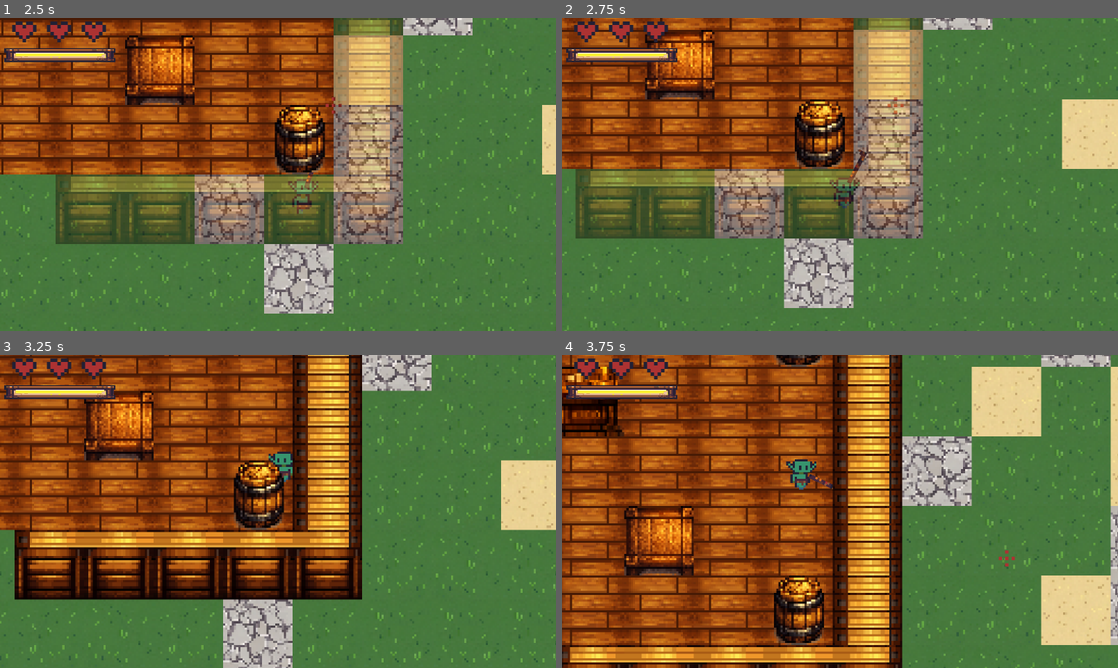
Above: before the commit, frames 1-4 (two rows, left to right).
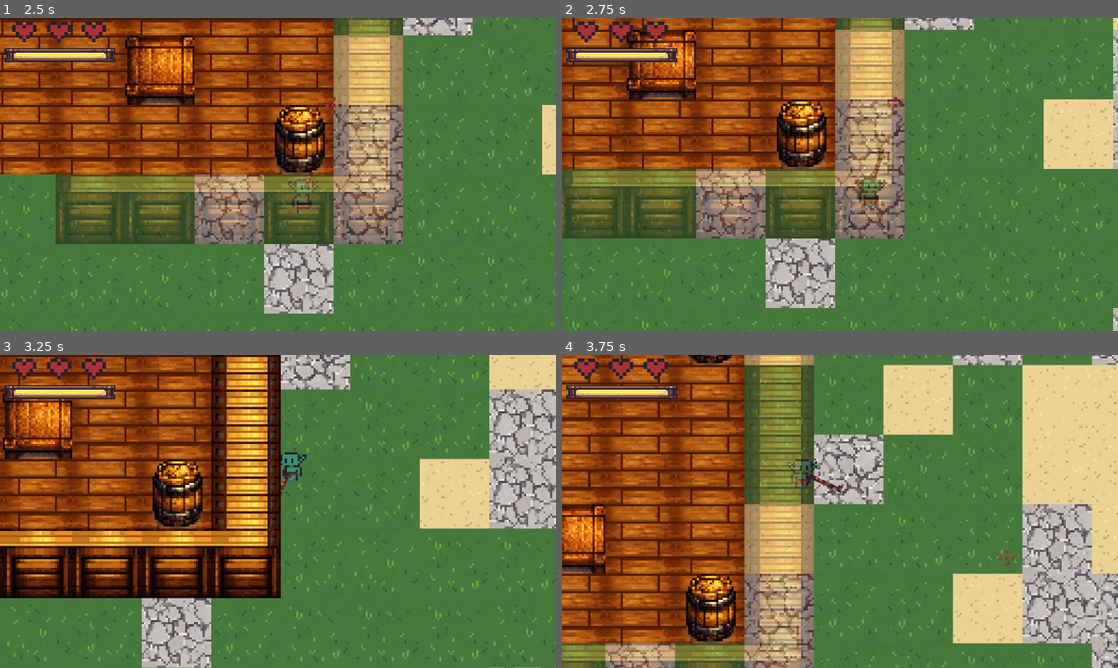
Above: after the commit, the same moments.

Repository: futurediffusion/nuclear-sand-box
Game: Godot game, scene res://scenes/main.tscn
Two runs of this game, one before a commit and one after it. Both use one fixed random seed, a clock stepped at 60 frames per second and the inputs below. This scene is started directly instead of the project's main scene. Sound files missing from this copy of the repository are replaced by a short silence.
Inputs (mouse positions are in pixels of both pictures, inside the frame that each line leads up to):
- Up to frame 1 (2.5 s): tap Enter at 0.5 s; move the mouse to (400, 158) at 0.52 s; hold Right (move_right) 0.53-1.28 s; click (400, 158) at 0.6 s; move the mouse to (166, 190) at 1.27 s; hold Down (move_down) 1.28-2.03 s; right-click (166, 190) at 1.35 s; move the mouse to (333, 105) at 2.02 s; hold Right (move_right) from 2.03 s (still down); tap 1 at 2.1 s
- Up to frame 2 (2.75 s): keep holding Right (move_right)
- Up to frame 3 (3.25 s): move the mouse to (250, 574) at 2.77 s; release Right (move_right) at 2.78 s; hold Up (move_up) from 2.78 s (still down); tap 2 at 2.85 s
- Up to frame 4 (3.75 s): move the mouse to (1006, 558) at 3.52 s; release Up (move_up) at 3.53 s; hold Left (move_left) from 3.53 s (still down); tap 3 at 3.6 s

Frame 1 is identical in both runs. In frame 2, 33% of the frame differs, in the area x 0-100%, y 0-100%; in frame 3, 56%; in frame 4, 77%.
Error in both runs: Invalid call. Nonexistent function 'sell_all' in base 'Node (InventoryComponent)'. (res://scripts/gameplay/player.gd:251)

Commit message:
ANTES DE FIX TRANSPARENCIA PAREDES

Diff:
--- a/art/tiles/terrain.tres
+++ b/art/tiles/terrain.tres
@@ -28,76 +28,58 @@
 0:0/next_alternative_id = 3
 0:0/0 = 0
 0:0/0/terrain_set = 0
-0:0/0/physics_layer_0/polygon_0/points = PackedVector2Array(-16, -16, -16, 16, 16, 16, 16, -16)
 0:0/0/terrains_peering_bit/bottom_side = 0
 0:0/0/terrains_peering_bit/top_side = 0
 0:0/2 = 2
 0:0/2/terrain_set = 0
-0:0/2/physics_layer_0/polygon_0/points = PackedVector2Array(-16, -16, 16, -16, 16, 16, -16, 16)
 1:0/next_alternative_id = 3
 1:0/0 = 0
 1:0/0/terrain_set = 0
-1:0/0/physics_layer_0/polygon_0/points = PackedVector2Array(-16, -16, 16, -16, 16, 16, -16, 16)
 1:0/0/terrains_peering_bit/bottom_side = 0
 1:0/0/terrains_peering_bit/left_side = 0
 1:0/2 = 2
-1:0/2/physics_layer_0/polygon_0/points = PackedVector2Array(-16, 16, -16, 4.46083, 16, 4.77946, 16, 16)
 2:0/next_alternative_id = 3
 2:0/0 = 0
 2:0/0/terrain_set = 0
-2:0/0/physics_layer_0/polygon_0/points = PackedVector2Array(-16, -16, 16, -16, 16, 16, -16, 16)
 2:0/0/terrains_peering_bit/right_side = 0
 2:0/0/terrains_peering_bit/bottom_side = 0
 2:0/2 = 2
-2:0/2/physics_layer_0/polygon_0/points = PackedVector2Array(-16, 4.46083, 16, 4.77946, 16, 16, -16, 16)
 3:0/next_alternative_id = 3
 3:0/0 = 0
 3:0/0/terrain_set = 0
-3:0/0/physics_layer_0/polygon_0/points = PackedVector2Array(-16, -16, -16, 16, 16, 16, 16, -16)
 3:0/0/terrains_peering_bit/right_side = 0
 3:0/0/terrains_peering_bit/bottom_side = 0
 3:0/0/terrains_peering_bit/left_side = 0
 3:0/2 = 2
-3:0/2/physics_layer_0/polygon_0/points = PackedVector2Array(-16, 4.87323, 16, 4.77946, 16, 16, -16, 16)
 3:1/next_alternative_id = 3
 3:1/0 = 0
 3:1/0/terrain_set = 0
-3:1/0/physics_layer_0/polygon_0/points = PackedVector2Array(-16, 16, 16, 16, 16, -16, -16, -16)
 3:1/0/terrains_peering_bit/right_side = 0
 3:1/0/terrains_peering_bit/left_side = 0
 3:1/2 = 2
-3:1/2/physics_layer_0/polygon_0/points = PackedVector2Array(-16, 4.77946, 16, 4.77946, 16, 16, -16, 16)
 2:1/next_alternative_id = 4
 2:1/0 = 0
 2:1/0/terrain_set = 0
-2:1/0/physics_layer_0/polygon_0/points = PackedVector2Array(-16, 16, 16, 16, 16, -16, -16, -16)
 2:1/0/terrains_peering_bit/right_side = 0
 2:1/0/terrains_peering_bit/top_side = 0
 2:1/2 = 2
-2:1/2/physics_layer_0/polygon_0/points = PackedVector2Array(-16, 4.7717, 16, 4.77946, 16, 16, -16, 16)
 2:1/3 = 3
 2:1/3/terrain_set = 0
-2:1/3/physics_layer_0/polygon_0/points = PackedVector2Array(-16, -16, 16, -16, 16, 16, -16, 16)
 2:1/3/terrains_peering_bit/right_side = 0
 1:1/next_alternative_id = 4
 1:1/0 = 0
 1:1/0/terrain_set = 0
-1:1/0/physics_layer_0/polygon_0/points = PackedVector2Array(-16, 16, 16, 16, 16, -16, -16, -16)
 1:1/0/terrains_peering_bit/left_side = 0
 1:1/0/terrains_peering_bit/top_side = 0
 1:1/2 = 2
-1:1/2/physics_layer_0/polygon_0/points = PackedVector2Array(-16, 4.77946, 16, 4.77946, 16, 16, -16, 16)
 1:1/3 = 3
 1:1/3/terrain_set = 0
-1:1/3/physics_layer_0/polygon_0/points = PackedVector2Array(-16, -16, 16, -16, 16, 16, -16, 16)
 1:1/3/terrains_peering_bit/left_side = 0
 0:1/next_alternative_id = 3
 0:1/0 = 0
 0:1/0/terrain_set = 0
-0:1/0/physics_layer_0/polygon_0/points = PackedVector2Array(-16, 16, 16, 16, 16, -16, -16, -16)
 0:1/0/terrains_peering_bit/top_side = 0
 0:1/2 = 2
-0:1/2/physics_layer_0/polygon_0/points = PackedVector2Array(-16, 4.77946, 16, 4.77946, 16, 16, -16, 16)
 
 [resource]
 tile_size = Vector2i(32, 32)
--- a/scripts/world/CollisionBuilder.gd
+++ b/scripts/world/CollisionBuilder.gd
@@ -165,8 +165,8 @@
 
 	var body := StaticBody2D.new()
 	body.name = "WallCollisionBody_%d_%d" % [chunk_pos.x, chunk_pos.y]
-	body.collision_layer = 2
-	body.collision_mask  = 0
+	body.collision_layer = 1
+	body.collision_mask  = 1 | 2 | 3| 8
 
 	var shape_count: int = 0
 	var south_runs: Array[Dictionary] = []
Not shown, added: scripts/world/TilePainter.gd.uid
